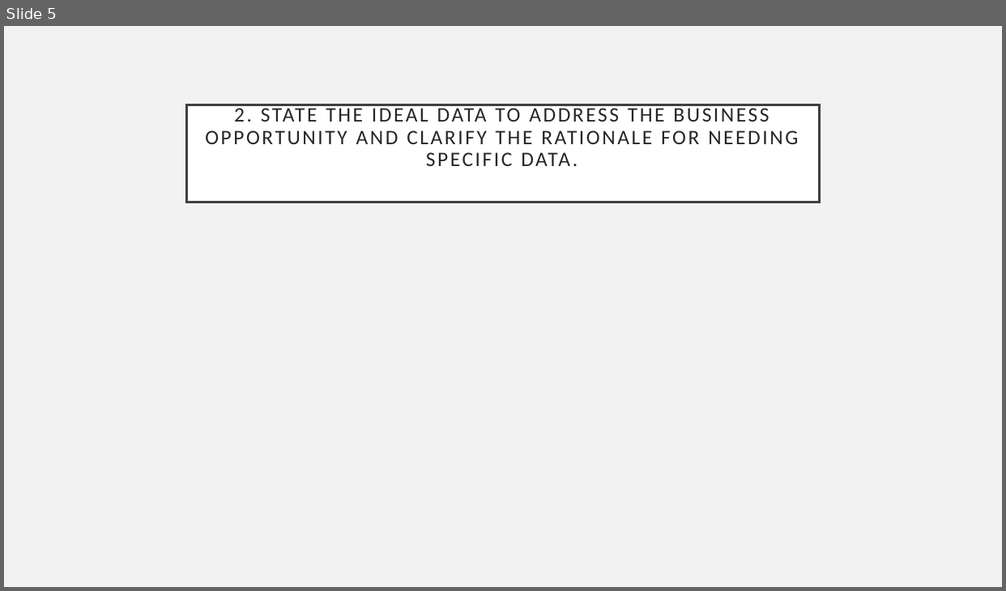
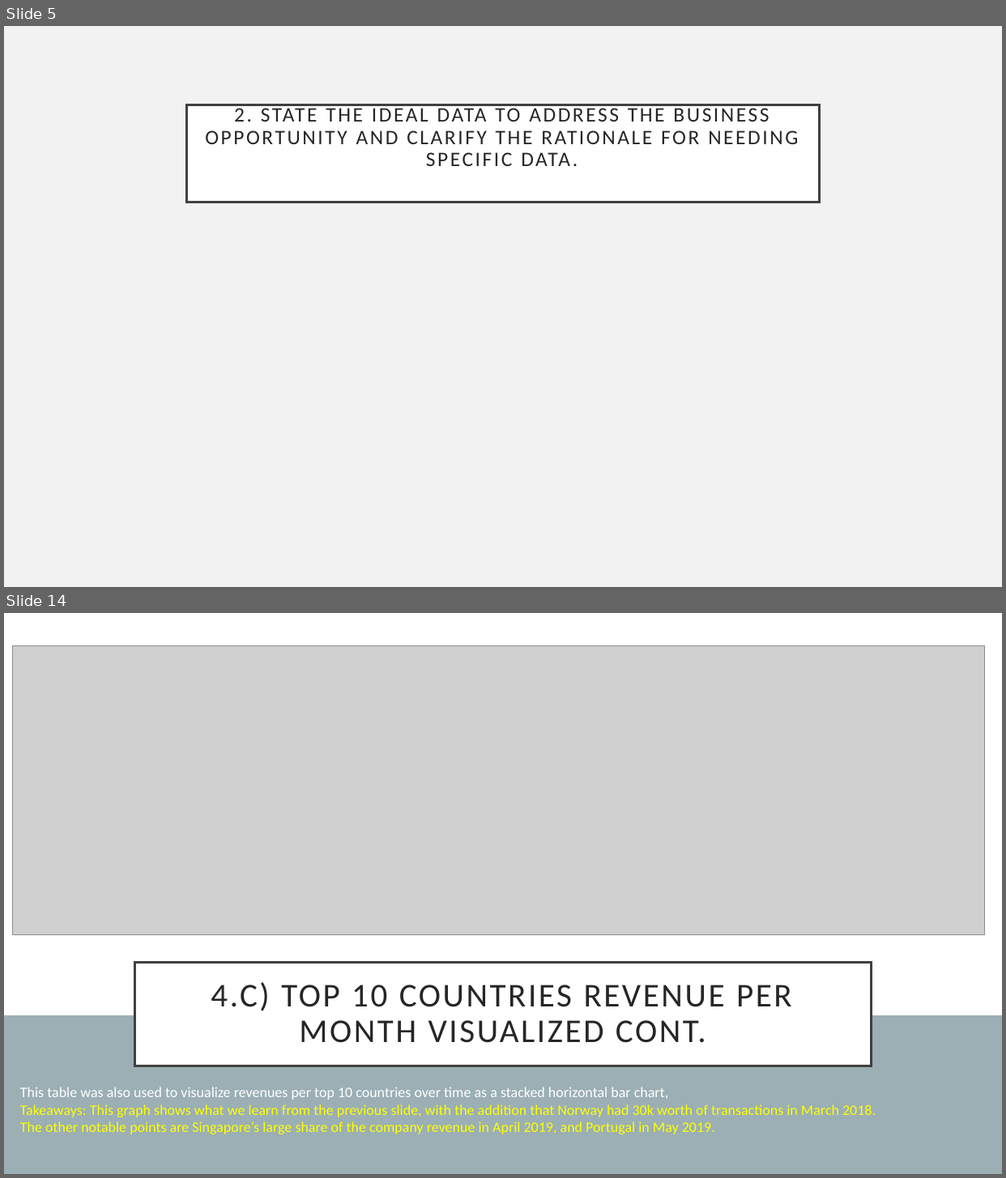
Before and after one commit to richardcure/capstone, a slide deck: Part 1 Data Investigation/AAVAiL Revenue Prediction - Data Investigation Summary.pptx. Shown one above the other, each under a label of ours: slide 5 before the commit, slides 5 and 14 after it; the slides between them are not shown. The pictures are 1006x591 and 1006x1178 pixels, drawn with LibreOffice and Linux fonts; fonts in the diff are those of the drawing; grey boxes stand for pictures. Boxes give left, top, right and bottom in pixels: in the first picture for what was removed or moved away, otherwise in the second. Text is boxed around its words. In the diff, an @@ line names an element or a change of style, - is before the commit and + after.

```diff
--- a/Part 1 Data Investigation/AAVAiL Revenue Prediction - Data Investigation Summary.pptx
+++ b/Part 1 Data Investigation/AAVAiL Revenue Prediction - Data Investigation Summary.pptx
@@ slide 14 added at (4,613,1002,1174), background #FFFFFF @@
@@ picture added at (13,646,985,935) @@
@@ title added at (135,963,871,1066), fill #FFFFFF, outline #404040 2.5 pt, 32 pt, text #262626 @@
+4.C) TOP 10 COUNTRIES REVENUE PER MONTH VISUALIZED CONT.
@@ rectangle added at (4,1016,1002,1174), fill #9BAFB5 @@
@@ text added at (20,1087,876,1135), 14 pt, text #FFFF00 @@
+This table was also used to visualize revenues per top 10 countries over time as a stacked horizontal bar chart,
+Takeaways: This graph shows what we learn from the previous slide, with the addition that Norway had 30k worth of transactions in March 2018.
+The other notable points are Singapore’s large share of the company revenue in April 2019, and Portugal in May 2019.
```
Also in this commit, not shown: 2 slides changed, 7 other slides added, 1 slide removed, 12 other files.
